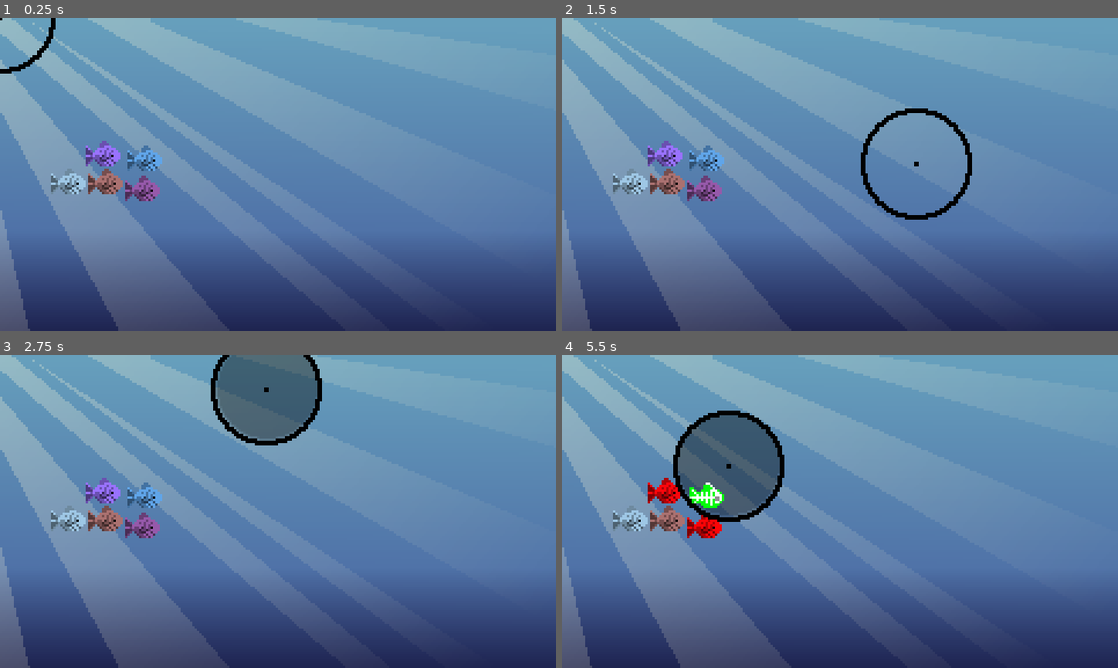
Above: before the commit, frames 1-4 (two rows, left to right).
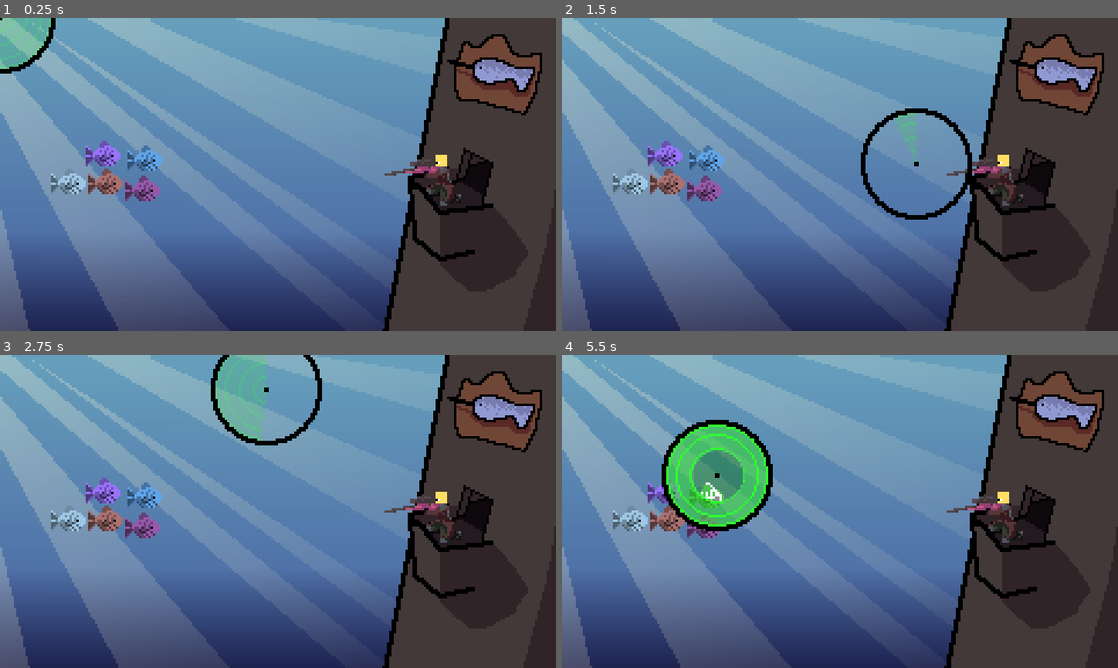
Above: after the commit, the same moments.

Repository: EpicBettaFish/Trijam-309
Game: Godot game, scene res://scenes/main.tscn
The game is run twice, just before and just after one commit, with the same random seed, the same clock (stepped at 60 frames per second) and the same inputs.
Inputs (mouse positions are in pixels of both pictures, inside the frame that each line leads up to):
- Up to frame 1 (0.25 s): no input
- Up to frame 2 (1.5 s): tap Enter at 0.5 s; move the mouse to (962, 158) at 0.52 s; hold Right mouse button (scopeIn) 0.53-1.28 s; tap Space at 1.25 s; move the mouse to (728, 190) at 1.27 s; right-click (728, 190) at 1.35 s
- Up to frame 3 (2.75 s): move the mouse to (333, 442) at 2.02 s; hold Right mouse button (scopeIn) from 2.03 s (still down)
- Up to frame 4 (5.5 s): move the mouse to (812, 574) at 2.77 s; release Right mouse button (scopeIn) at 2.78 s; right-click (812, 574) at 2.85 s; tap Enter at 3.5, 5 s; move the mouse to (1006, 558) at 3.52 s; hold Right mouse button (scopeIn) 3.53-4.28 s; tap Space at 4.25 s; move the mouse to (673, 464) at 4.27 s; right-click (673, 464) at 4.35 s; move the mouse to (867, 511) at 5.02 s; hold Right mouse button (scopeIn) from 5.03 s (still down)

The runs differ from the first frame. In frame 1, 26% of the frame differs, in the area x 0-100%, y 0-100%; in frame 2, 26%; in frame 3, 30%; in frame 4, 32%, in the area x 15-100%, y 0-100%.

Commit message:
scanFinish

Diff:
--- a/new-game-project/scenes/gun.tscn
+++ b/new-game-project/scenes/gun.tscn
@@ -1,15 +1,26 @@
-[gd_scene load_steps=5 format=3 uid="uid://bmgj6jtbjvvxl"]
+[gd_scene load_steps=9 format=3 uid="uid://bmgj6jtbjvvxl"]
 
 [ext_resource type="Script" path="res://scripts/gun.gd" id="1_10gnp"]
 [ext_resource type="Texture2D" uid="uid://ccjas05giliw2" path="res://assets/sprites/sight.png" id="2_elag3"]
 [ext_resource type="Texture2D" uid="uid://b17femnl3se6g" path="res://assets/sprites/sight_mask.png" id="2_fuvq2"]
+[ext_resource type="Texture2D" uid="uid://bk7brjetcxruw" path="res://assets/sprites/scan_icon.png" id="4_ywf47"]
+[ext_resource type="Texture2D" uid="uid://b131ltycb83kc" path="res://assets/sprites/player.png" id="5_pustf"]
+[ext_resource type="Texture2D" uid="uid://cifopsm7xvdah" path="res://assets/sprites/scan_fill_mask.png" id="5_s4qk7"]
 
 [sub_resource type="CircleShape2D" id="CircleShape2D_1j88a"]
-radius = 22.0227
+radius = 22.0
+
+[sub_resource type="CanvasItemMaterial" id="CanvasItemMaterial_3k4le"]
+light_mode = 2
 
 [node name="Gun" type="Node2D"]
 z_index = 1
 script = ExtResource("1_10gnp")
+
+[node name="Player" type="Sprite2D" parent="."]
+position = Vector2(181, 70)
+texture = ExtResource("5_pustf")
+hframes = 2
 
 [node name="SightParent" type="Node2D" parent="."]
 
@@ -23,9 +34,39 @@
 shadow_item_cull_mask = 2
 texture = ExtResource("2_fuvq2")
 
-[node name="SightArea" type="Area2D" parent="SightParent/Sight"]
+[node name="SightArea" type="Area2D" parent="SightParent/Sight/SightMask"]
 collision_layer = 2
 collision_mask = 0
 
-[node name="CollisionShape2D" type="CollisionShape2D" parent="SightParent/Sight/SightArea"]
+[node name="CollisionShape2D" type="CollisionShape2D" parent="SightParent/Sight/SightMask/SightArea"]
 shape = SubResource("CircleShape2D_1j88a")
+
+[node name="FillMask" type="PointLight2D" parent="SightParent/Sight/SightMask"]
+light_mask = 4
+energy = 0.0
+range_item_cull_mask = 4
+shadow_item_cull_mask = 2
+texture = ExtResource("5_s4qk7")
+
+[node name="Scan" type="TextureProgressBar" parent="SightParent/Sight"]
+modulate = Color(1, 1, 1, 0.294118)
+show_behind_parent = true
+offset_left = -24.0
+offset_top = -24.0
+offset_right = 24.0
+offset_bottom = 24.0
+mouse_filter = 2
+value = 100.0
+fill_mode = 5
+texture_progress = ExtResource("4_ywf47")
+
+[node name="FillSprite" type="Sprite2D" parent="SightParent/Sight"]
+show_behind_parent = true
+light_mask = 4
+material = SubResource("CanvasItemMaterial_3k4le")
+texture = ExtResource("4_ywf47")
+
+[node name="ScanCooldown" type="Timer" parent="."]
+wait_time = 3.0
+
+[connection signal="timeout" from="ScanCooldown" to="." method="_on_scan_cooldown_timeout"]
--- a/new-game-project/scenes/main.tscn
+++ b/new-game-project/scenes/main.tscn
@@ -1,9 +1,10 @@
-[gd_scene load_steps=6 format=3 uid="uid://b82ojgxnmx4oi"]
+[gd_scene load_steps=7 format=3 uid="uid://b82ojgxnmx4oi"]
 
 [ext_resource type="Script" path="res://scripts/main.gd" id="1_ir6g1"]
 [ext_resource type="Texture2D" uid="uid://b0d4llnn67xar" path="res://assets/sprites/background.png" id="2_k6gwg"]
-[ext_resource type="PackedScene" path="res://scenes/fish.tscn" id="2_r5j7k"]
-[ext_resource type="PackedScene" path="res://scenes/gun.tscn" id="4_p7ph5"]
+[ext_resource type="PackedScene" uid="uid://qfmtm64gcivj" path="res://scenes/fish.tscn" id="2_r5j7k"]
+[ext_resource type="PackedScene" uid="uid://bmgj6jtbjvvxl" path="res://scenes/gun.tscn" id="4_p7ph5"]
+[ext_resource type="Texture2D" uid="uid://iksdu10y306v" path="res://assets/sprites/tower.png" id="5_kvjje"]
 
 [sub_resource type="CanvasItemMaterial" id="CanvasItemMaterial_1fjxp"]
 light_mode = 2
@@ -22,7 +23,7 @@
 offset_right = 240.0
 offset_bottom = 135.0
 mouse_filter = 2
-color = Color(0, 0, 0, 0.388235)
+color = Color(0, 0.486275, 0, 0.388235)
 
 [node name="Camera2D" type="Camera2D" parent="."]
 anchor_mode = 0
@@ -43,3 +44,7 @@
 
 [node name="Fish5" parent="." instance=ExtResource("2_r5j7k")]
 position = Vector2(30, 71)
+
+[node name="Tower" type="Sprite2D" parent="."]
+position = Vector2(200, 68)
+texture = ExtResource("5_kvjje")
--- a/new-game-project/scripts/fish.gd
+++ b/new-game-project/scripts/fish.gd
@@ -4,13 +4,13 @@
 @onready var fishScanSprite: Sprite2D = $ScanFish/ScanColor
 
 var enemy: bool = false
-var scanColor: Color = Color(0,1,0)
+var scanColor: Color = Color(0.3,0.75,0.3)
 
 func _ready():
 	var isEnemy = randi_range(1,3)
 	if isEnemy <= 2:
 		enemy = true
-		scanColor = Color(1,0,0)
+		scanColor = Color(0.75,0.3,0.3)
 
 	print(isEnemy)
 
--- a/new-game-project/scripts/gun.gd
+++ b/new-game-project/scripts/gun.gd
@@ -2,16 +2,23 @@
 
 #ADJUSTED IN SHOP
 var maxScopedMovement: float = 20.0
+var scanSize: float = 0.5
 #END
 
 var scopedIn: bool = false
+var canScan: bool = true
 
 @onready var sight: Sprite2D = $SightParent/Sight
 @onready var sightMask: PointLight2D = $SightParent/Sight/SightMask
 @onready var sightParent: Node2D = $SightParent
-@onready var sightArea: CollisionShape2D = $SightParent/Sight/SightArea/CollisionShape2D
+@onready var sightArea: CollisionShape2D = $SightParent/Sight/SightMask/SightArea/CollisionShape2D
+
+@onready var scanBar: TextureProgressBar = $SightParent/Sight/Scan
+@onready var scanCooldown: Timer = $ScanCooldown
 
 var scopeStartPos: Vector2
+
+var cooldownBarTween
 
 func _ready():
 	sightMask.visible = false
@@ -20,9 +27,11 @@
 
 func _unhandled_input(event) -> void:
 	if event.is_action_pressed("scopeIn"):
-		scopeIn()
+		if canScan:
+			scopeIn()
 	if event.is_action_released("scopeIn"):
-		scopeOut()
+		if scopedIn:
+			scopeOut()
 	if event is InputEventMouseMotion:
 		sight.global_position = get_global_mouse_position()
 		if scopedIn:
@@ -31,10 +40,22 @@
 			sightParent.global_position = get_global_mouse_position()
 
 func scopeIn() -> void:
+	sightMask.scale = Vector2(scanSize, scanSize)
+
+	await get_tree().create_timer(0.1).timeout
+
 	scopedIn = true
 	sightMask.visible = scopedIn
 	scopeStartPos = get_global_mouse_position()
 	sightArea.disabled = false
+
+	canScan = false
+
+	if cooldownBarTween:
+		cooldownBarTween.kill()
+	cooldownBarTween = create_tween().set_trans(Tween.TRANS_CUBIC)
+	cooldownBarTween.tween_property(scanBar, "value", 0, 0.3)
+
 	Input.mouse_mode = Input.MOUSE_MODE_HIDDEN
 
 func scopeOut() -> void:
@@ -43,3 +64,14 @@
 	Input.mouse_mode = Input.MOUSE_MODE_VISIBLE
 	get_viewport().warp_mouse(sight.global_position)
 	sightArea.disabled = true
+
+	scanCooldown.start()
+
+	if cooldownBarTween:
+		cooldownBarTween.kill()
+	cooldownBarTween = create_tween().set_trans(Tween.TRANS_LINEAR)
+	cooldownBarTween.tween_property(scanBar, "value", 100, 3)
+
+
+func _on_scan_cooldown_timeout():
+	canScan = true
Binary file added: new-game-project/assets/sprites/scan_fill.png
Not shown, added: new-game-project/assets/sprites/scan_fill.png.import
Binary file added: new-game-project/assets/sprites/scan_fill_mask.png
Not shown, added: new-game-project/assets/sprites/scan_fill_mask.png.import
Binary file changed: new-game-project/assets/sprites/scan_icon.png
Not shown, added: new-game-project/assets/sprites/scan_icon.png.import
Not shown: 1 places in new-game-project/scenes/fish.tscn that only renumber resources
